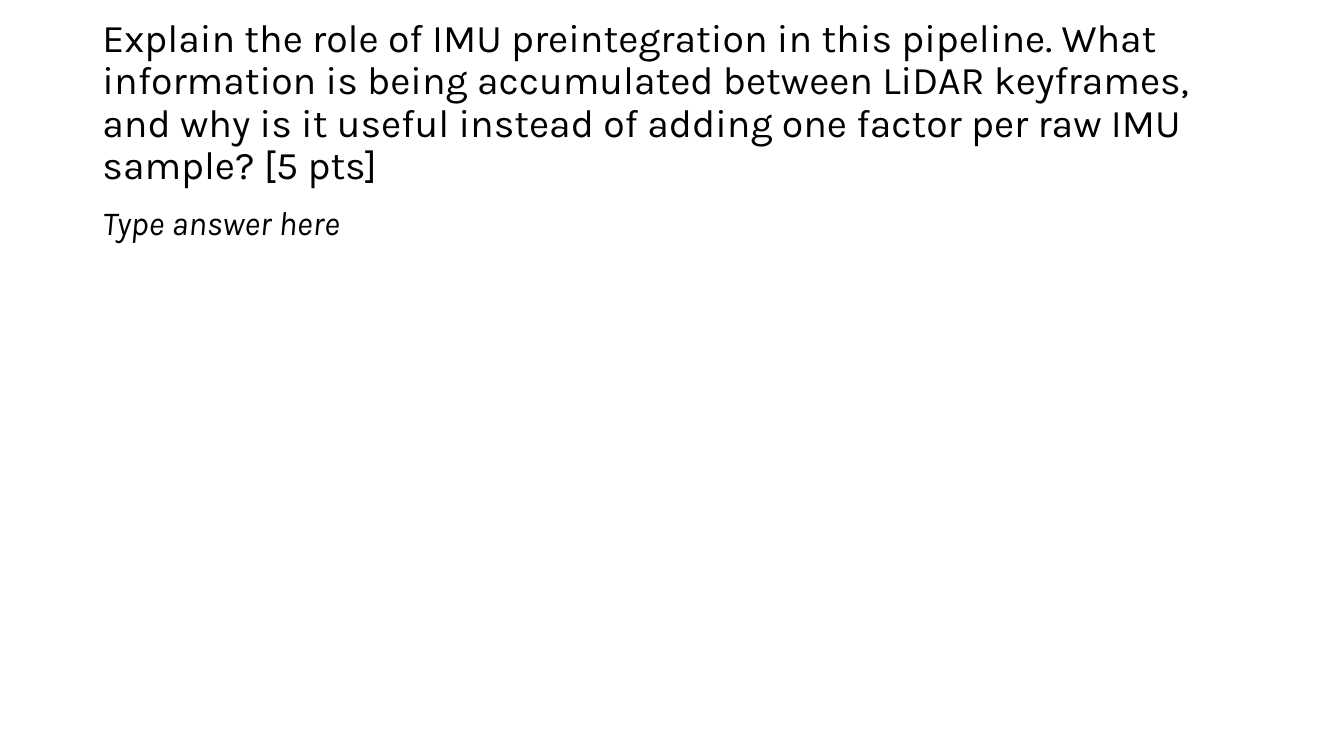
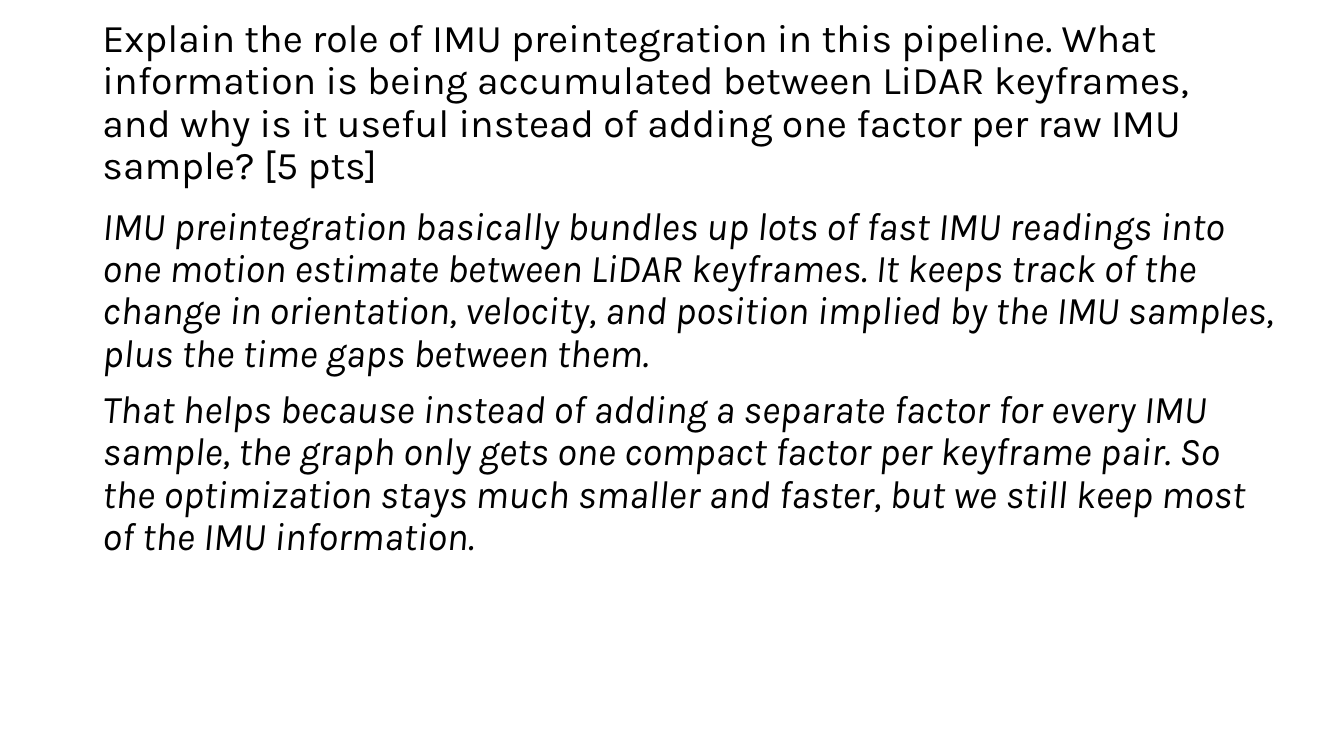
Before and after one commit to ojas-mediratta/Advanced-Mobile-Robotics, a slide deck: slide 2 of project_4b/4c_Reflection_Questions.pptx. Drawn at 1344x756 pixels with LibreOffice and Linux fonts; fonts in the diff are those of the drawing. Boxes give left, top, right and bottom in pixels: in the first picture for what was removed or moved away, otherwise in the second. Text is boxed around its words. In the diff, an @@ line names an element or a change of style, - is before the commit and + after.

```diff
--- a/project_4b/4c_Reflection_Questions.pptx
+++ b/project_4b/4c_Reflection_Questions.pptx
@@ text at <box>102,213,1274,551</box>: text changed; size 24 to 28 pt @@
-Type answer here
+IMU preintegration basically bundles up lots of fast IMU readings into one motion estimate between LiDAR keyframes. It keeps track of the change in orientation, velocity, and position implied by the IMU samples, plus the time gaps between them.
+That helps because instead of adding a separate factor for every IMU sample, the graph only gets one compact factor per keyframe pair. So the optimization stays much smaller and faster, but we still keep most of the IMU information.
```
Also in this commit, not shown: 5 other slides changed, 5 other files.
